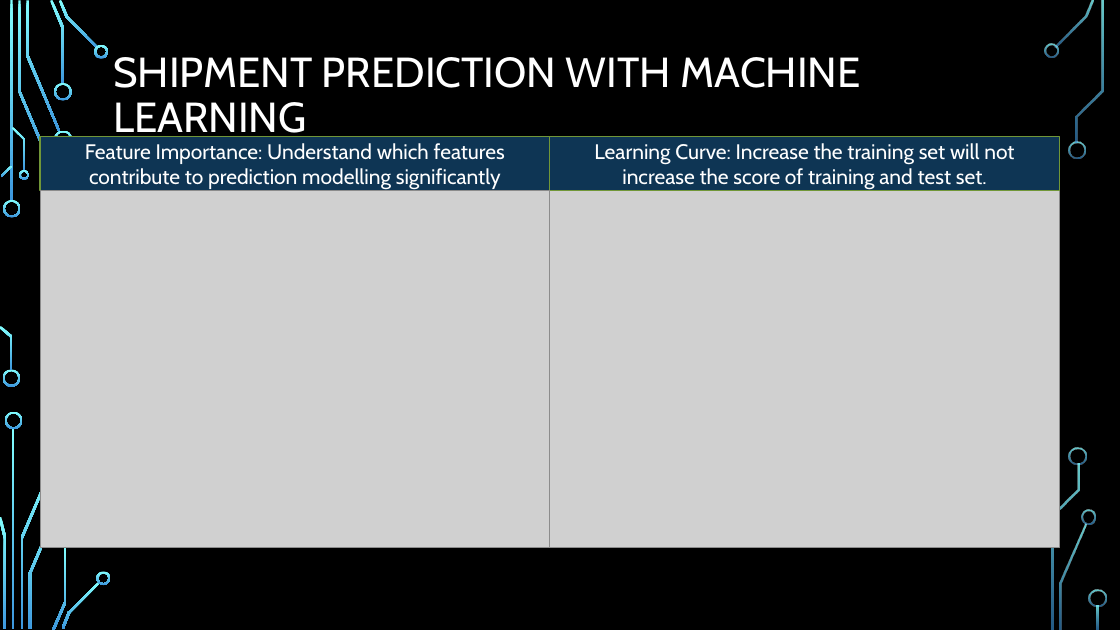
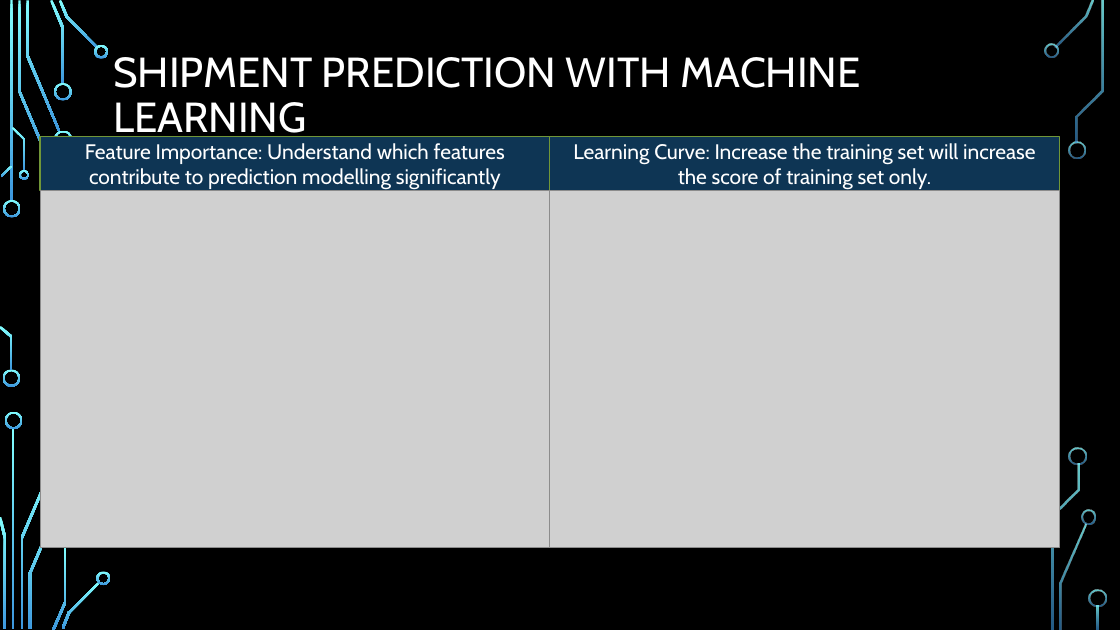
Before and after one commit to sookuan/Data-Science-AI-Project, a slide deck: slide 12 of Inventory Segmentation and Shipment Prediction.pptx. Drawn at 1120x630 pixels with LibreOffice and Linux fonts; fonts in the diff are those of the drawing; grey boxes stand for pictures; background and template pictures are left out. Boxes give left, top, right and bottom in pixels: in the first picture for what was removed or moved away, otherwise in the second. Text is boxed around its words. In the diff, an @@ line names an element or a change of style, - is before the commit and + after.

```diff
--- a/Inventory Segmentation and Shipment Prediction.pptx
+++ b/Inventory Segmentation and Shipment Prediction.pptx
@@ text in rectangle at (x1=573, y1=143, x2=1035, y2=190): text changed @@
-Learning Curve: Increase the training set will not increase the score of training and test set.
+Learning Curve: Increase the training set will increase the score of training set only.
```
Also in this commit, not shown: 4 other slides changed.
